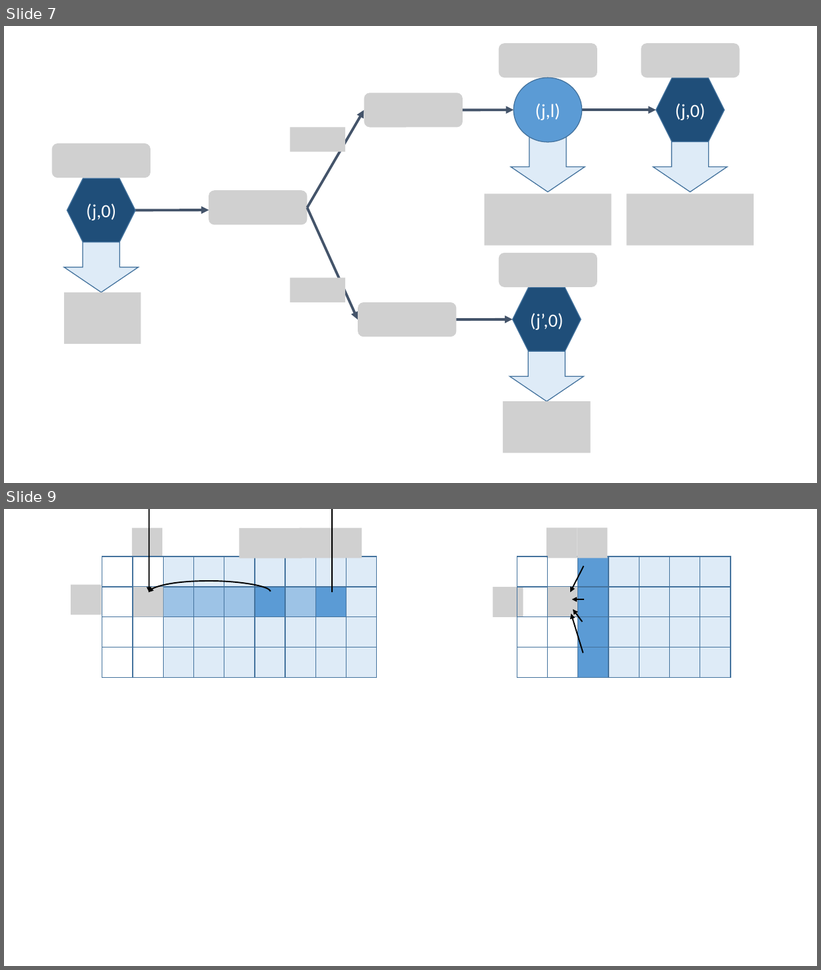
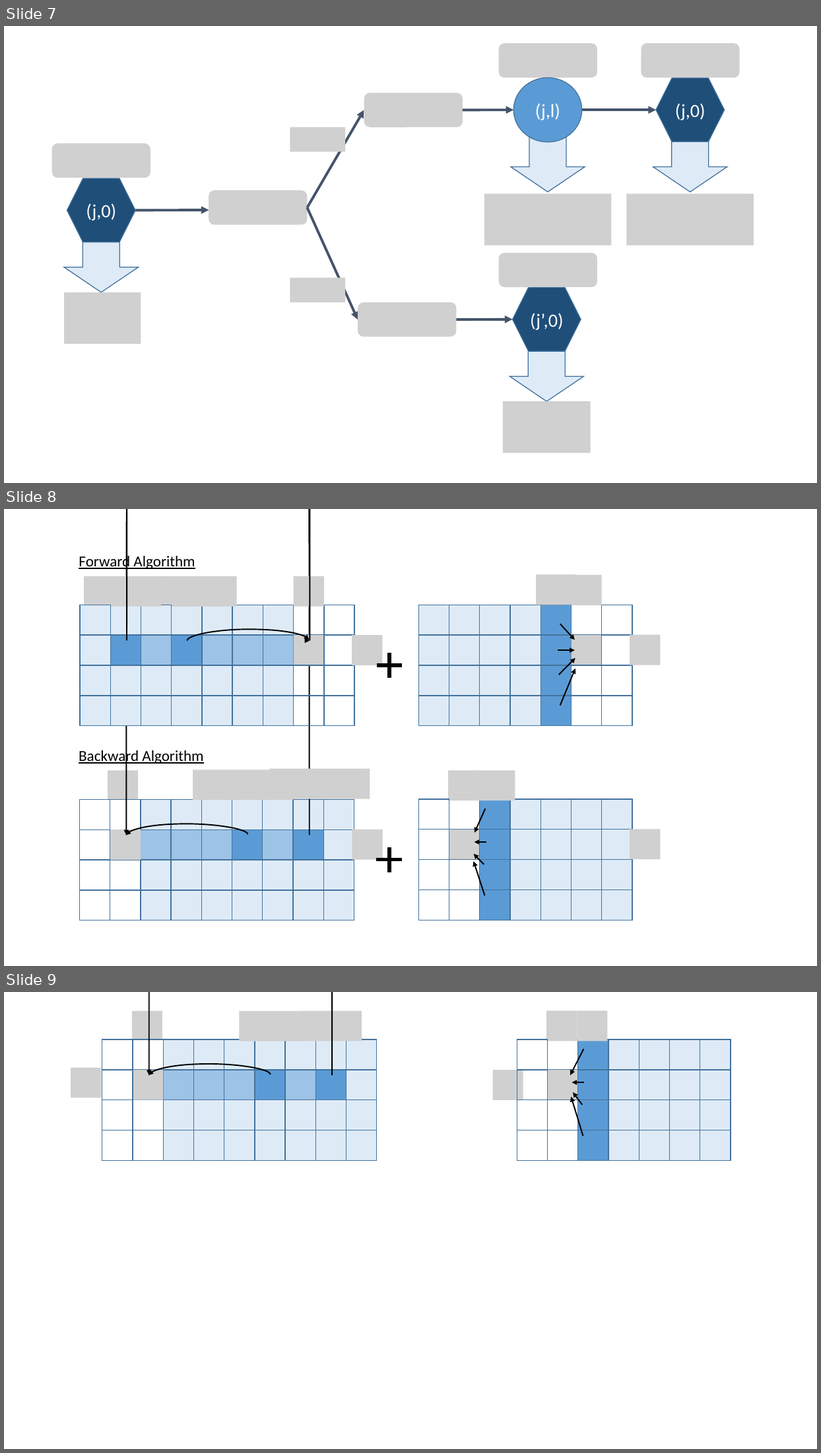
Before and after one commit to David-Taub/HOP-HMM, a slide deck: Help/Figures.pptx. Shown one above the other, each under a label of ours: slides 7 and 9 before the commit, slides 7, 8 and 9 after it; the slides between them are not shown. The pictures are 821x970 and 821x1453 pixels, drawn with LibreOffice and Linux fonts; fonts in the diff are those of the drawing; grey boxes stand for pictures. Boxes give left, top, right and bottom in pixels: in the first picture for what was removed or moved away, otherwise in the second. Text is boxed around its words. In the diff, an @@ line names an element or a change of style, - is before the commit and + after.

Commit message:
more on HOP-HMM and Baum-Welch for it. Added a forward backward alg. figure

```diff
--- a/Help/Figures.pptx
+++ b/Help/Figures.pptx
@@ slide 8 added at (x1=4, y1=509, x2=817, y2=966), background #FFFFFF @@
@@ group added at (x1=79, y1=554, x2=660, y2=921): 124 rectangles, 18 pictures, 8 arrows, 4 curved arrows, 2 pluses, 2 texts @@
+Backward Algorithm
+Forward Algorithm
```
Also in this commit, not shown: 1 slide removed, 3 other files.
